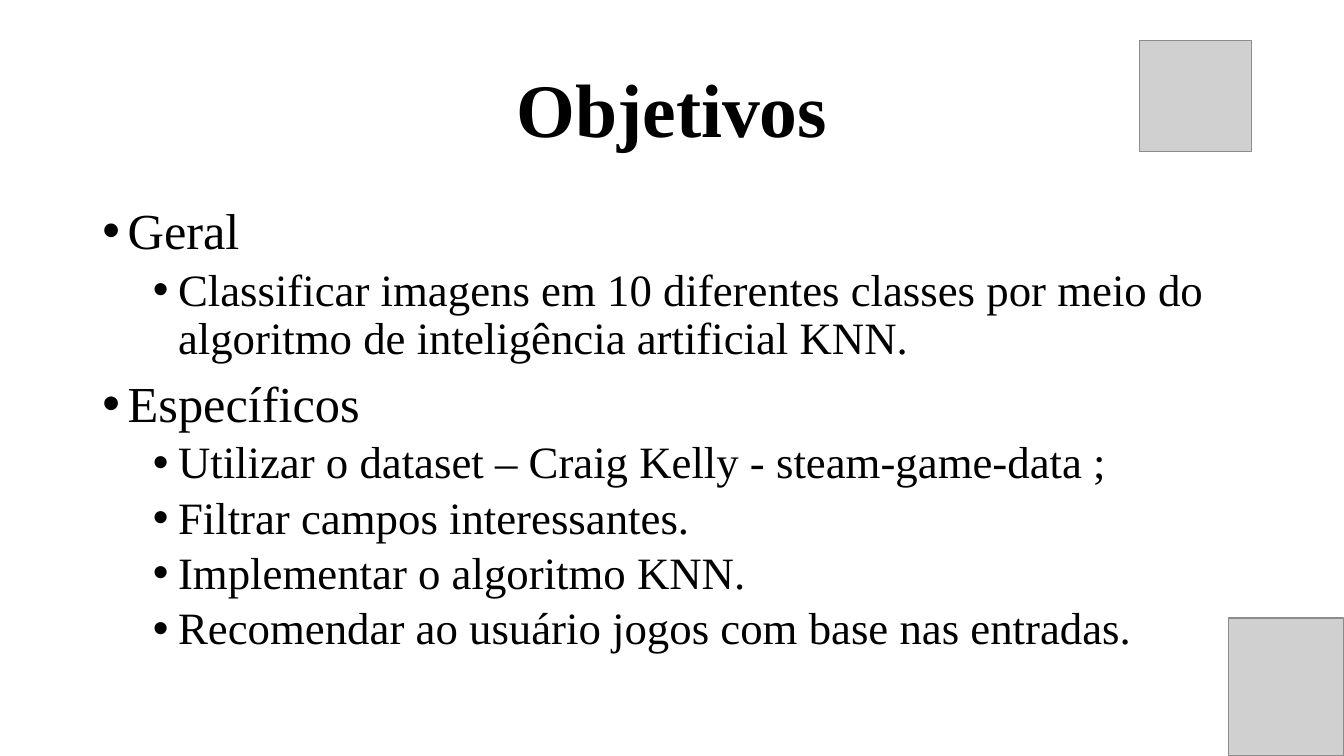
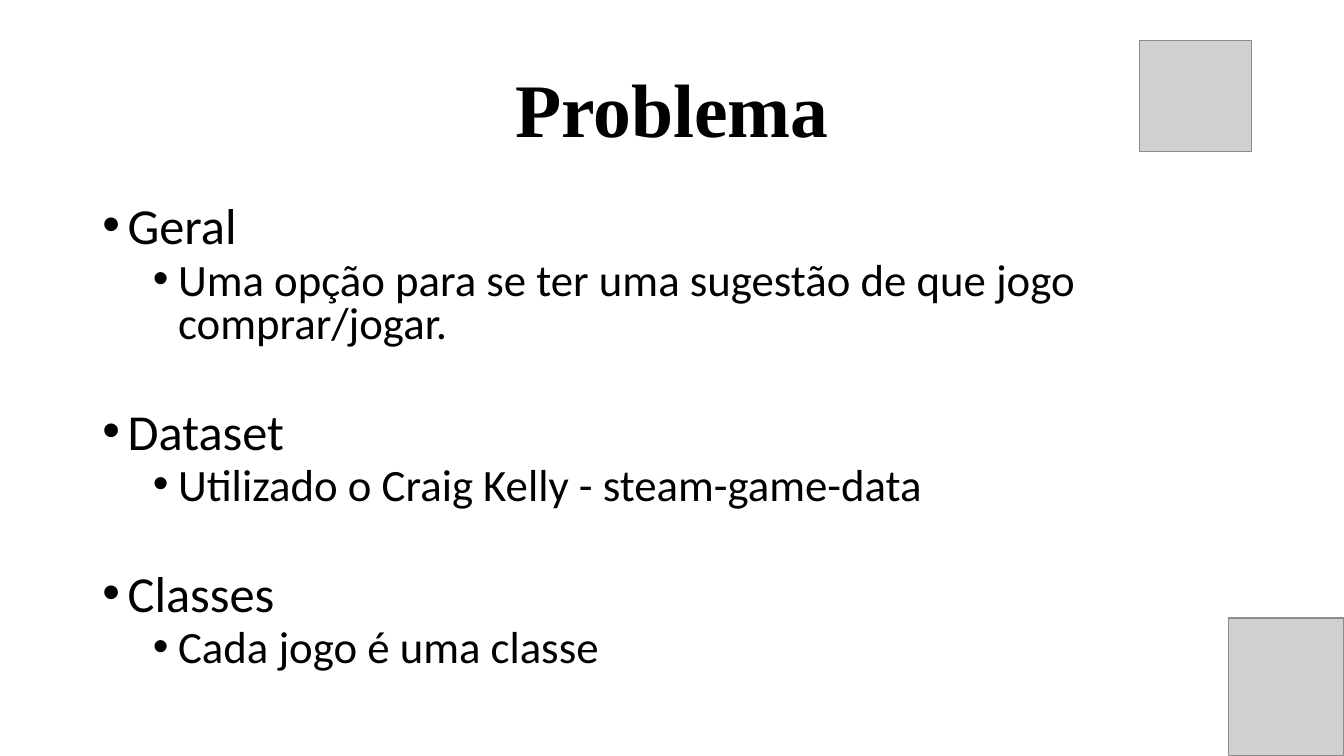
Before and after one commit to RannieryDias/IA_PROJETO, a slide deck: slide 4 of IA_PROJETO/artefatos/Projeto Apresentação.pptx. Drawn at 1344x756 pixels with LibreOffice and Linux fonts; fonts in the diff are those of the drawing; grey boxes stand for pictures. Boxes give left, top, right and bottom in pixels: in the first picture for what was removed or moved away, otherwise in the second. Text is boxed around its words. In the diff, an @@ line names an element or a change of style, - is before the commit and + after.

```diff
--- a/IA_PROJETO/artefatos/Projeto Apresentação.pptx
+++ b/IA_PROJETO/artefatos/Projeto Apresentação.pptx
@@ title at [515, 84, 828, 138]: text changed @@
-Objetivos
+Problema
@@ text at [128, 209, 237, 245]: font Times New Roman to Calibri in "Geral"; line spacing 0.9 to 0.8 @@
@@ text at [128, 265, 1075, 671]: text changed; font Times New Roman to Calibri @@
-  • Classificar imagens em 10 diferentes classes por meio do algoritmo de inteligência artificial KNN.
-• Específicos
-  • Utilizar o dataset – Craig Kelly - steam-game-data ;
-  • Filtrar campos interessantes.
-  • Implementar o algoritmo KNN.
-  • Recomendar ao usuário jogos com base nas entradas.
+  • Uma opção para se ter uma sugestão de que jogo comprar/jogar.
+• Dataset
+  • Utilizado o Craig Kelly - steam-game-data
+• Classes
+  • Cada jogo é uma classe
```
Also in this commit, not shown: 5 other slides changed, 7 slides added, 4 slides removed.
